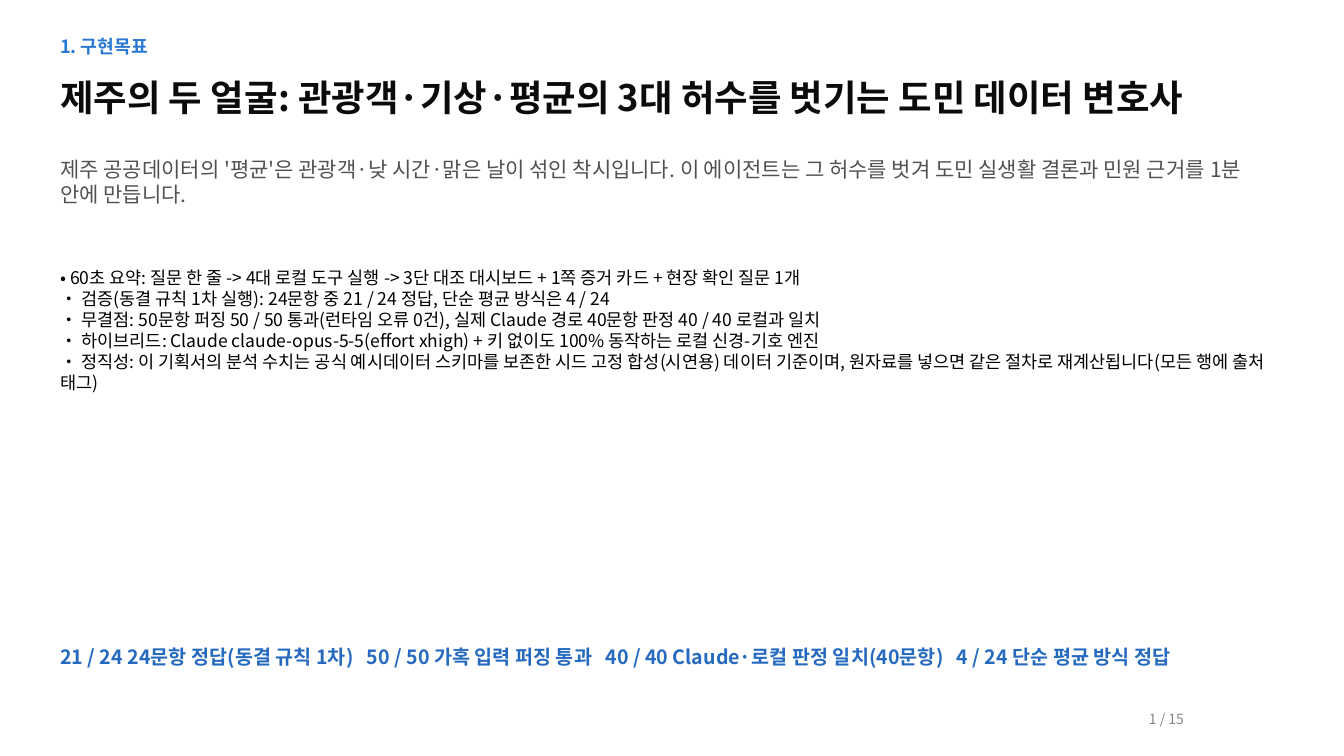
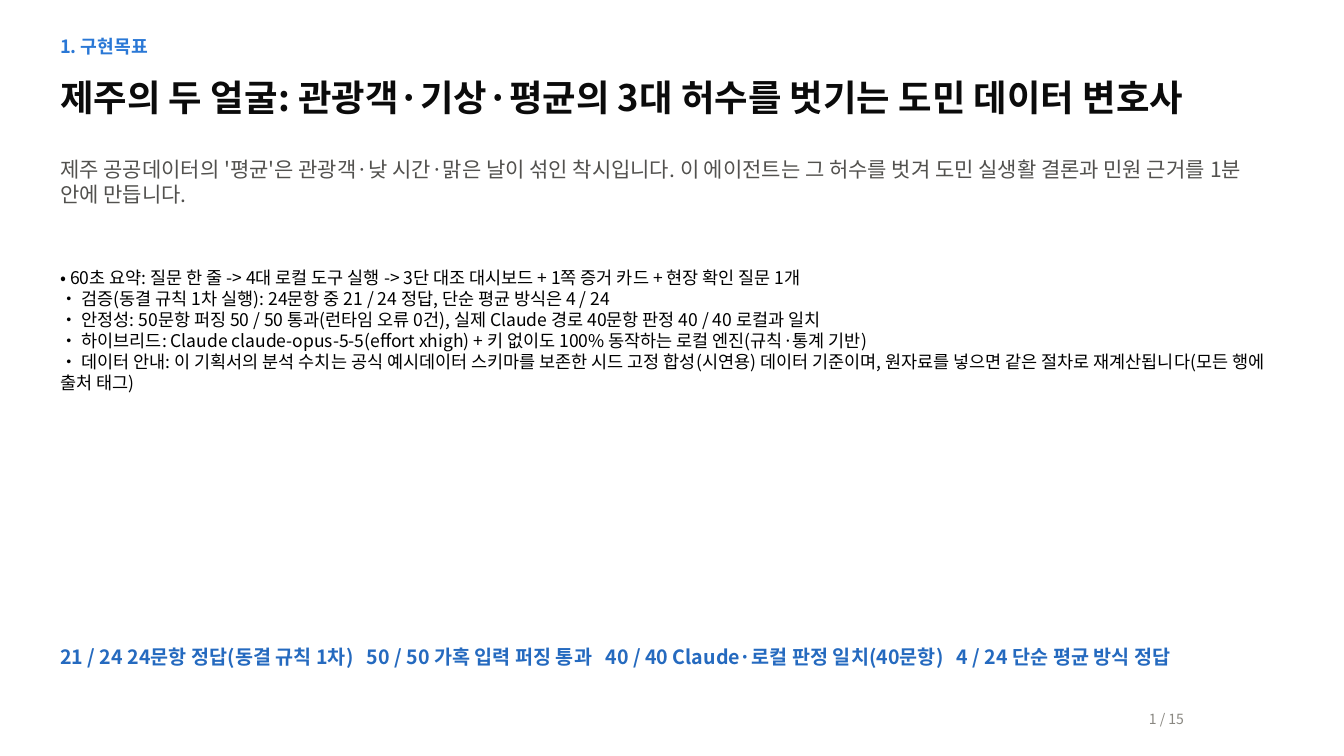
Before and after one commit to ABCDE09876/jeju_ai_challenge, a slide deck: slide 1 of docs/AI_Agent_기획서_15쪽.pptx. Drawn at 1344x756 pixels with LibreOffice and Linux fonts; fonts in the diff are those of the drawing. Boxes give left, top, right and bottom in pixels: in the first picture for what was removed or moved away, otherwise in the second. Text is boxed around its words. In the diff, an @@ line names an element or a change of style, - is before the commit and + after.

```diff
--- a/docs/AI_Agent_기획서_15쪽.pptx
+++ b/docs/AI_Agent_기획서_15쪽.pptx
@@ text at (60, 308, 1264, 393): text changed @@
-• 무결점: 50문항 퍼징 50 / 50 통과(런타임 오류 0건), 실제 Claude 경로 40문항 판정 40 / 40 로컬과 일치
-• 하이브리드: Claude claude-opus-5-5(effort xhigh) + 키 없이도 100% 동작하는 로컬 신경-기호 엔진
-• 정직성: 이 기획서의 분석 수치는 공식 예시데이터 스키마를 보존한 시드 고정 합성(시연용) 데이터 기준이며, 원자료를 넣으면 같은 절차로 재계산됩니다(모든 행에 출처 태그)
+• 안정성: 50문항 퍼징 50 / 50 통과(런타임 오류 0건), 실제 Claude 경로 40문항 판정 40 / 40 로컬과 일치
+• 하이브리드: Claude claude-opus-5-5(effort xhigh) + 키 없이도 100% 동작하는 로컬 엔진(규칙·통계 기반)
+• 데이터 안내: 이 기획서의 분석 수치는 공식 예시데이터 스키마를 보존한 시드 고정 합성(시연용) 데이터 기준이며, 원자료를 넣으면 같은 절차로 재계산됩니다(모든 행에 출처 태그)
```
Also in this commit, not shown: 9 other slides changed, 6 other files.
